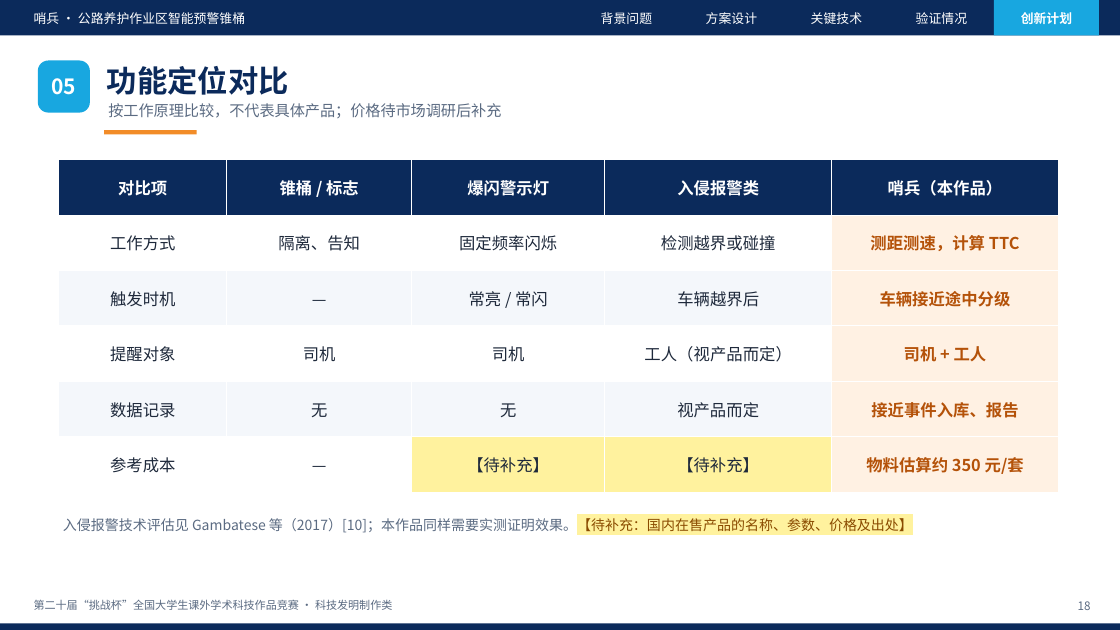
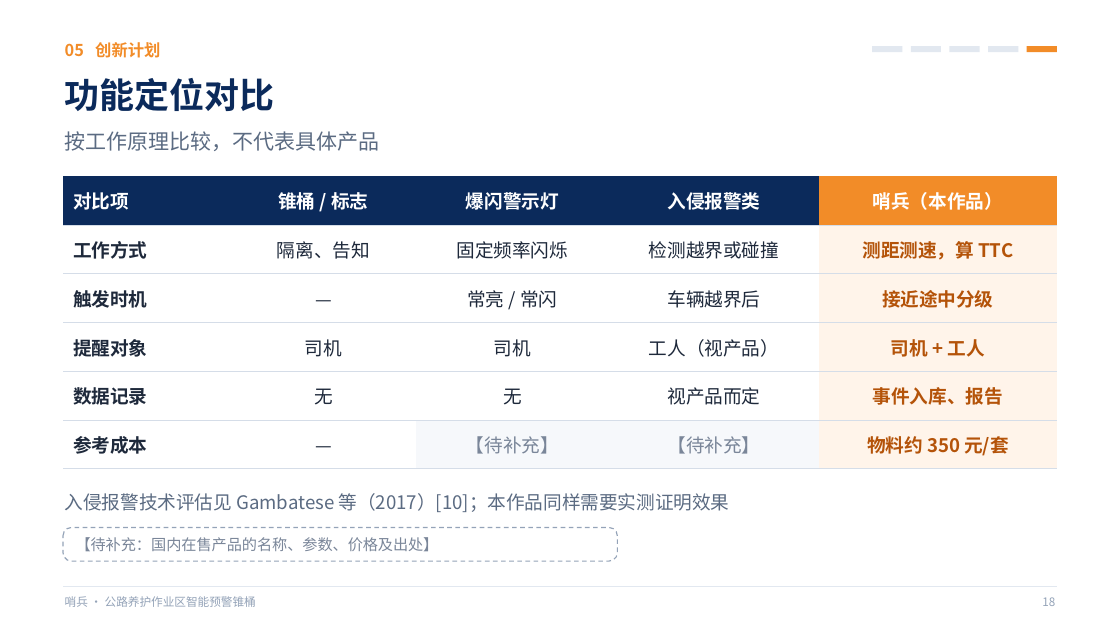
Before and after one commit to wy165611/smart-warning-cone, a slide deck: slide 18 of competition/challenge-cup/哨兵_挑战杯答辩PPT.pptx. Drawn at 1120x630 pixels with LibreOffice and Linux fonts; fonts in the diff are those of the drawing. Boxes give left, top, right and bottom in pixels: in the first picture for what was removed or moved away, otherwise in the second. Text is boxed around its words. In the diff, an @@ line names an element or a change of style, - is before the commit and + after.

Commit message:
挑战杯答辩 PPT v2：投影可读版——正文≥16pt、细节移入备注、去卡片多留白、线条图标与大图、待补充占位弱化为灰色虚线标签并自动生成清单，参考资料拆两页（共 23 页）

```diff
--- a/competition/challenge-cup/哨兵_挑战杯答辩PPT.pptx
+++ b/competition/challenge-cup/哨兵_挑战杯答辩PPT.pptx
@@ rectangle removed at [0, 0, 1120, 35] @@
@@ text removed at [601, 12, 652, 24] @@
-背景问题
@@ text removed at [706, 12, 757, 24] @@
-方案设计
@@ text removed at [811, 12, 862, 24] @@
-关键技术
@@ text removed at [916, 12, 967, 24] @@
-验证情况
@@ rectangle removed at [994, 0, 1099, 35] @@
@@ text "05 创新计划" at [65, 42, 160, 58]: vertical alignment middle to top @@
@@ text at [65, 42, 160, 58]: text changed; size 11 to 14 pt; text colour #FFFFFF to #F28C28 @@
-创新计划
+05 创新计划
@@ rectangle added at [872, 46, 902, 52], fill #E2E8F0 @@
@@ rectangle added at [911, 46, 941, 52], fill #E2E8F0 @@
@@ rectangle added at [949, 46, 980, 52], fill #E2E8F0 @@
@@ rectangle added at [988, 46, 1018, 52], fill #E2E8F0 @@
@@ rectangle added at [1027, 46, 1057, 52], fill #F28C28 @@
@@ rounded rectangle removed at [38, 60, 90, 113] @@
-05
@@ text "功能定位对比": place and size @@
-text "功能定位对比" at [107, 66, 289, 95]
+text "功能定位对比" at [65, 78, 275, 111]
@@ text "功能定位对比" at [65, 78, 275, 111]: size 26 to 30 pt @@
@@ text at [65, 131, 380, 151]: text changed; size 13 to 18 pt @@
-按工作原理比较，不代表具体产品；价格待市场调研后补充
+按工作原理比较，不代表具体产品
@@ rectangle removed at [104, 130, 197, 134] @@
@@ table at [63, 176, 1057, 469] @@
-row 2, column 5: 测距测速，计算 TTC
+row 2, column 5: 测距测速，算 TTC
-row 3, column 5: 车辆接近途中分级
+row 3, column 5: 接近途中分级
-row 4, column 4: 工人（视产品而定）
+row 4, column 4: 工人（视产品）
-row 5, column 5: 接近事件入库、报告
+row 5, column 5: 事件入库、报告
-row 6, column 5: 物料估算约 350 元/套
+row 6, column 5: 物料约 350 元/套
@@ fill #0B2A5B to #F28C28 in row 1, column 5 @@
@@ fill #FFFFFF to none in 10 cells @@
@@ fill #FFF1E3 to #FFF4EA in 5 cells @@
@@ fill #F4F7FB to none in 8 cells @@
@@ fill #FFF29E to #F6F8FB in 2 cells @@
@@ size 14 to 16 pt in "对比项", "锥桶 / 标志", "爆闪警示灯", "入侵报警类" and 21 more places @@
@@ bold on in "工作方式", "触发时机", "提醒对象", "数据记录" and 1 more places @@
@@ text colour #B45209 to #B45309 in "司机 + 工人" @@
@@ text colour #1E293B to #7A8699 in "【待补充】", "【待补充】" @@
@@ alignment centre to left @@
@@ borders changed @@
@@ table: place and size @@
-table at [59, 160, 1059, 492]
+table at [63, 176, 1057, 469]
@@ text at [65, 493, 730, 512]: text changed; size 12 to 16 pt @@
-入侵报警技术评估见 Gambatese 等（2017）[10]；本作品同样需要实测证明效果。【待补充：国内在售产品的名称、参数、价格及出处】
+入侵报警技术评估见 Gambatese 等（2017）[10]；本作品同样需要实测证明效果
@@ rounded rectangle added at [63, 528, 618, 561], outline #94A3B8 1 pt dashed, 13 pt, text #7A8699 @@
+【待补充：国内在售产品的名称、参数、价格及出处】
@@ text removed at [34, 599, 392, 610] @@
-第二十届“挑战杯”全国大学生课外学术科技作品竞赛 · 科技发明制作类
@@ text "哨兵 · 公路养护作业区智能预警锥桶": place and size @@
-text "哨兵 · 公路养护作业区智能预警锥桶" at [34, 12, 245, 24]
+text "哨兵 · 公路养护作业区智能预警锥桶" at [65, 596, 256, 607]
@@ text "哨兵 · 公路养护作业区智能预警锥桶" at [65, 596, 256, 607]: size 11 to 10 pt, text colour #FFFFFF to #94A3B8; vertical alignment middle to top @@
@@ line added from (63, 586) to (1057, 586), #E2E8F0 0.75 pt @@
@@ text "18": place and size @@
-text "18" at [1078, 601, 1091, 610]
+text "18" at [1042, 597, 1055, 606]
@@ text "18" at [1042, 597, 1055, 606]: text colour #5B6B82 to #94A3B8 @@
@@ rectangle removed at [0, 623, 1120, 630] @@
```
Also in this commit, not shown: 21 other slides changed, 1 slide added, 34 other files.
